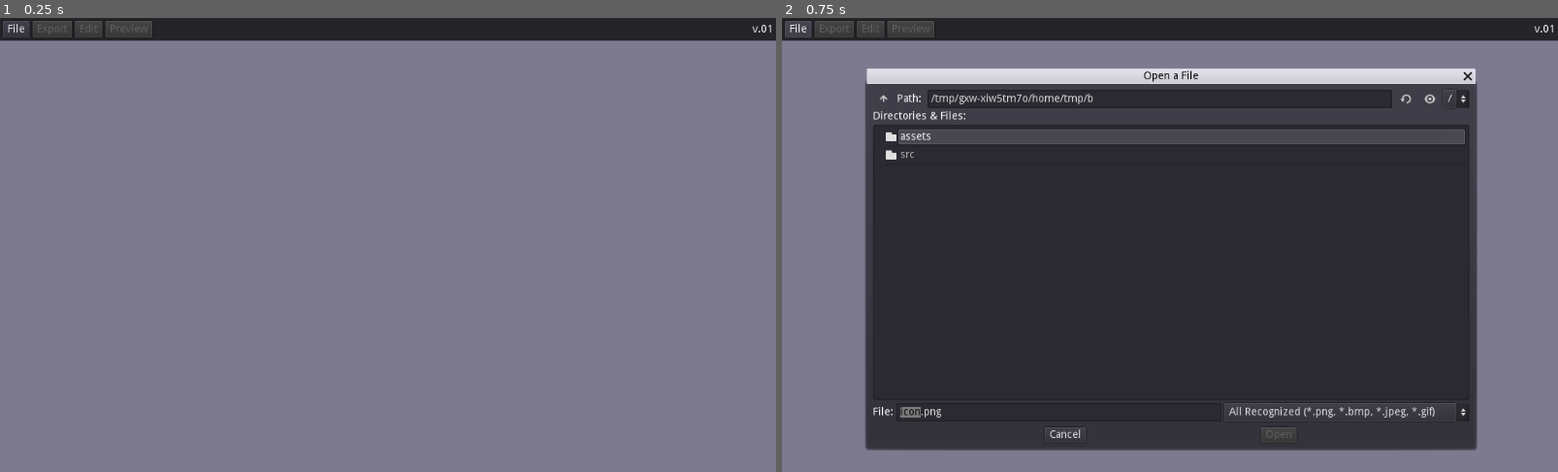
Above: before the commit, frames 1-2 (left to right).
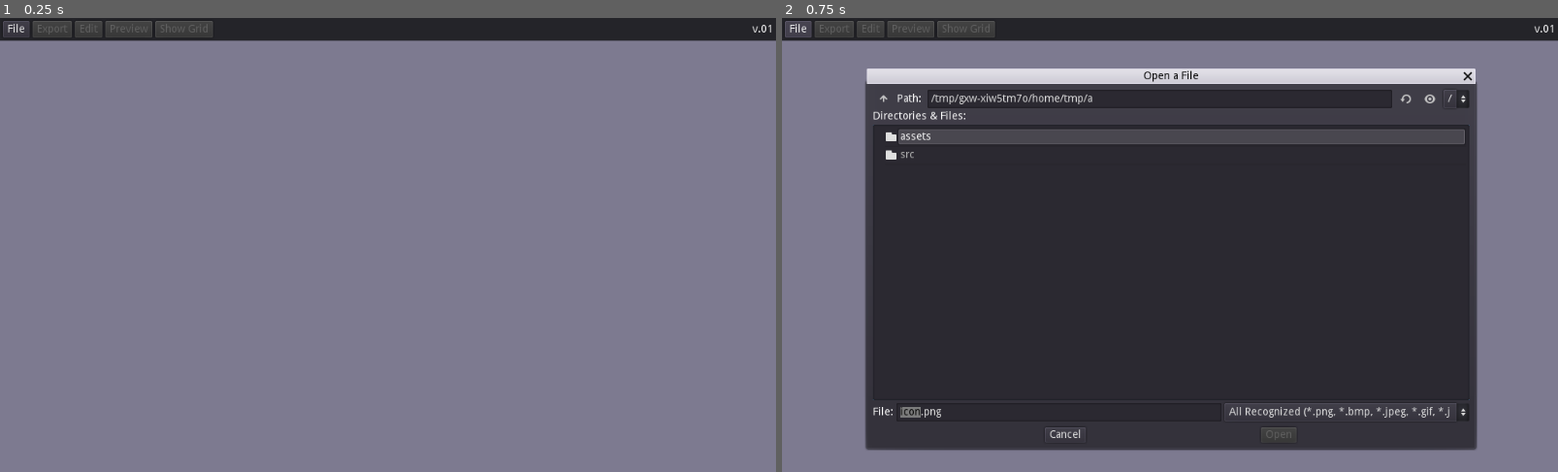
Above: after the commit, the same moments.

Repository: duongvituan/grid-image
Game: Godot game, scene res://src/Main.tscn
Same seed, same stepped clock (60 frames per second), same inputs: the game is played once before the commit and once after it.
Inputs:
- Up to frame 1 (0.25 s): no input
- Up to frame 2 (0.75 s): click "File" at 0.5 s

The runs differ from the first frame. In frame 1, 0.2% of the frame differs, in the area x 20-28%, y 0-5%; in frame 2, 0.2%, in the area x 20-86%, y 0-89%.

Commit message:
Handle feature show or off grid

Diff:
--- a/project/project.godot
+++ b/project/project.godot
@@ -35,6 +35,7 @@
 config/name="Grid Image"
 run/main_scene="res://src/Main.tscn"
 config/icon="res://assets/icon.png"
+config/windows_native_icon="res://assets/icon.ico"
 
 [autoload]
 
--- a/project/src/DisplayImgView.gd
+++ b/project/src/DisplayImgView.gd
@@ -1,6 +1,6 @@
 extends Control
 
-var img: ImageTexture
+var img: ImageTexture setget _set_image
 
 onready var scroll_container := $ScrollContainer
 onready var view_port_container := $ScrollContainer/ViewportContainer
@@ -11,11 +11,11 @@
 onready var preview_image := $ViewportContainer/Viewport/PreviewImageView
 
 
-func display_image(img):
-	self.img = img
-	update_size(img)
-	img_texture_rect.display_image(img)
-	preview_image.display_image(img)
+func _set_image(image):
+	img = image
+	_update_size(image)
+	img_texture_rect.img = image
+	preview_image.img = image
 
 func show_preview():
 	viewport_preview.visible = true
@@ -23,8 +23,15 @@
 func hide_preview():
 	viewport_preview.visible = false
 
+func show_grid():
+	img_texture_rect.is_show_grid = true
+	preview_image.is_show_grid = true
 
-func update_size(img: ImageTexture):
+func hide_grid():
+	img_texture_rect.is_show_grid = false
+	preview_image.is_show_grid = false
+
+func _update_size(img: ImageTexture):
 	var new_size = img.get_size()
 	view_port_container.rect_min_size = new_size
 	view_port_container.rect_size = new_size
--- /dev/null
+++ b/project/src/ExportDialog.gd
@@ -0,0 +1,39 @@
+extends AcceptDialog
+
+signal click_btn_browse()
+
+onready var path_line_edit := $VBoxContainer/HBoxContainer/LineEdit
+onready var file_name_line_edit := $VBoxContainer/HBoxContainer2/LineEdit
+onready var browse_button := $VBoxContainer/HBoxContainer/Button
+
+var img: Image
+
+func _ready():
+	connect("confirmed", self, "_on_confirmed")
+	browse_button.connect("button_down", self, "_on_click_browse_button")
+
+
+func get_export_path() -> String:
+	return path_line_edit.text + "/" + file_name_line_edit.text + ".png"
+
+
+func update_folder_path(folder_path: String):
+	path_line_edit.text = folder_path
+
+
+func show_export_dialog(img: Image, folder_path: String, file_name: String):
+	self.img = img
+	path_line_edit.text = folder_path
+	file_name_line_edit.text = file_name
+	popup()
+
+
+func _on_click_browse_button():
+	emit_signal("click_btn_browse")
+
+func _on_confirmed():
+	if img == null:
+		return
+	var export_path = get_export_path()
+	print(export_path)
+	img.save_png(export_path)
--- /dev/null
+++ b/project/src/ExportDialog.tscn
@@ -0,0 +1,69 @@
+[gd_scene load_steps=2 format=2]
+
+[ext_resource path="res://src/ExportDialog.gd" type="Script" id=1]
+
+[node name="ExportDialog" type="AcceptDialog"]
+margin_right = 458.0
+margin_bottom = 99.0
+window_title = "Export"
+script = ExtResource( 1 )
+__meta__ = {
+"_edit_use_anchors_": false
+}
+
+[node name="VBoxContainer" type="VBoxContainer" parent="."]
+anchor_right = 1.0
+anchor_bottom = 1.0
+margin_left = 8.0
+margin_top = 8.0
+margin_right = -8.0
+margin_bottom = -36.0
+__meta__ = {
+"_edit_use_anchors_": false
+}
+
+[node name="HBoxContainer" type="HBoxContainer" parent="VBoxContainer"]
+margin_right = 442.0
+margin_bottom = 24.0
+rect_min_size = Vector2( 0, 24 )
+
+[node name="Label" type="Label" parent="VBoxContainer/HBoxContainer"]
+margin_top = 5.0
+margin_right = 36.0
+margin_bottom = 19.0
+rect_min_size = Vector2( 30, 0 )
+text = "Path: "
+
+[node name="LineEdit" type="LineEdit" parent="VBoxContainer/HBoxContainer"]
+margin_left = 40.0
+margin_right = 379.0
+margin_bottom = 24.0
+rect_min_size = Vector2( 0, 24 )
+size_flags_horizontal = 3
+
+[node name="Button" type="Button" parent="VBoxContainer/HBoxContainer"]
+margin_left = 383.0
+margin_right = 442.0
+margin_bottom = 24.0
+rect_min_size = Vector2( 59, 0 )
+text = "Browse"
+
+[node name="HBoxContainer2" type="HBoxContainer" parent="VBoxContainer"]
+margin_top = 28.0
+margin_right = 442.0
+margin_bottom = 52.0
+rect_min_size = Vector2( 0, 24 )
+
+[node name="Label" type="Label" parent="VBoxContainer/HBoxContainer2"]
+margin_top = 5.0
+margin_right = 31.0
+margin_bottom = 19.0
+rect_min_size = Vector2( 30, 0 )
+text = "File: "
+
+[node name="LineEdit" type="LineEdit" parent="VBoxContainer/HBoxContainer2"]
+margin_left = 35.0
+margin_right = 442.0
+margin_bottom = 24.0
+rect_min_size = Vector2( 0, 24 )
+size_flags_horizontal = 3
--- a/project/src/GridTextureRect.gd
+++ b/project/src/GridTextureRect.gd
@@ -1,7 +1,7 @@
 class_name GridTextureRect extends TextureRect
 
-var img: ImageTexture
-
+var img: ImageTexture setget _set_image
+var is_show_grid: bool = true setget _set_is_show_grid
 
 func _ready():
 	AppSetting.connect("update", self, "_need_to_update")
@@ -12,15 +12,21 @@
 
 
 func _draw():
+	if not is_show_grid:
+		return
 	var cell_number = AppSetting.number_cell
 	var color = AppSetting.get_current_color()
 	var width = AppSetting.line_width
 	draw_grip(cell_number, color, width)
 
 
-func display_image(img):
-	self.img = img
-	self.texture = img
+func _set_is_show_grid(is_show: bool):
+	is_show_grid = is_show
+	_need_to_update()
+
+func _set_image(image):
+	img = image
+	texture = image
 	_need_to_update()
 
 
--- a/project/src/Main.gd
+++ b/project/src/Main.gd
@@ -4,37 +4,49 @@
 onready var button_export := $VBoxContainer/Panel/MarginContainer/HBoxContainer/ButtonExport
 onready var button_grid_edit := $VBoxContainer/Panel/MarginContainer/HBoxContainer/ButtonLineEdit
 onready var button_preview := $VBoxContainer/Panel/MarginContainer/HBoxContainer/ButtonPreview
+onready var button_show_grid := $VBoxContainer/Panel/MarginContainer/HBoxContainer/ButtonShowGrid
 
 onready var file_dialog := $FileDialog
 onready var display_img_view := $VBoxContainer/DisplayImgView
 onready var preview_image_view := $VBoxContainer/DisplayImgView/ViewportContainer/Viewport/PreviewImageView
 onready var grid_edit_view := $GridEditView
 onready var export_dialog := $ExportDialog
+onready var path_dialog := $PathDialog
 
 func _ready():
 	file_dialog.current_dir = OS.get_system_dir(OS.SYSTEM_DIR_DESKTOP)
 	file_dialog.connect("file_selected", self, "_on_file_image_selected")
 
-	export_dialog.connect("confirmed", self, "_on_confirm_export_dialog")
-	export_dialog.current_dir = OS.get_system_dir(OS.SYSTEM_DIR_DESKTOP)
-	export_dialog.current_file = "untitled.png"
+	path_dialog.connect("confirmed", self, "_on_confirm_path_dialog")
+	export_dialog.connect("click_btn_browse", self, "_on_click_buton_browse")
 
 	button_select.connect("button_down", self, "_on_tap_button_select_file")
 	button_export.connect("button_down", self, "_on_tap_button_export_file")
 	button_grid_edit.connect("button_down", self, "_on_tap_button_grid_edit")
 	button_preview.connect("toggled", self, "_on_toggled_button_preview")
+	button_show_grid.connect("toggled", self, "_on_toggled_button_show_grid")
 
 	button_export.disabled = true
 	button_grid_edit.disabled = true
 	button_preview.disabled = true
-
+	button_show_grid.disabled = true
 
 
 func _on_tap_button_select_file():
 	file_dialog.popup()
 
 func _on_tap_button_export_file():
-	export_dialog.popup()
+	var image: Image = display_img_view.get_export_img()
+	image.flip_y()
+	export_dialog.show_export_dialog(image, AppSetting.directory_path, AppSetting.file_name)
+
+func _on_click_buton_browse():
+	path_dialog.current_dir = AppSetting.directory_path
+	path_dialog.popup()
+
+func _on_confirm_path_dialog():
+	var path_selected = path_dialog.current_dir
+	export_dialog.update_folder_path(path_selected)
 
 func _on_tap_button_grid_edit():
 	grid_edit_view.popup()
@@ -45,13 +57,11 @@
 	else:
 		display_img_view.hide_preview()
 
-
-func _on_confirm_export_dialog():
-	var image: Image = display_img_view.get_export_img()
-	image.flip_y()
-	var err = image.save_png(export_dialog.current_path)
-	if err != OK:
-		print(err)
+func _on_toggled_button_show_grid(button_pressed: bool):
+	if button_pressed:
+		display_img_view.show_grid()
+	else:
+		display_img_view.hide_grid()
 
 
 func _on_file_image_selected(path):
@@ -69,7 +79,8 @@
 	button_export.disabled = false
 	button_grid_edit.disabled = false
 	button_preview.disabled = false
+	button_show_grid.disabled = false
 
 	var img_texture := ImageTexture.new()
 	img_texture.create_from_image(image, 0)
-	display_img_view.display_image(img_texture)
+	display_img_view.img = img_texture
--- a/project/src/Main.tscn
+++ b/project/src/Main.tscn
@@ -1,10 +1,11 @@
-[gd_scene load_steps=7 format=2]
+[gd_scene load_steps=8 format=2]
 
 [ext_resource path="res://src/Main.gd" type="Script" id=1]
 [ext_resource path="res://src/FullSizeImage.gd" type="Script" id=2]
 [ext_resource path="res://src/ImageTextureRect.gd" type="Script" id=3]
 [ext_resource path="res://src/GridEditView.tscn" type="PackedScene" id=4]
 [ext_resource path="res://src/DisplayImgView.gd" type="Script" id=5]
+[ext_resource path="res://src/ExportDialog.tscn" type="PackedScene" id=6]
 
 [sub_resource type="ViewportTexture" id=1]
 viewport_path = NodePath("VBoxContainer/DisplayImgView/ScrollContainer/ViewportContainer/MainViewport")
@@ -21,25 +22,6 @@
 anchor_right = 1.0
 anchor_bottom = 1.0
 color = Color( 0.494118, 0.482353, 0.568627, 1 )
-__meta__ = {
-"_edit_use_anchors_": false
-}
-
-[node name="ExportDialog" type="FileDialog" parent="."]
-anchor_left = 0.5
-anchor_top = 0.5
-anchor_right = 0.5
-anchor_bottom = 0.5
-margin_left = -250.0
-margin_top = -150.0
-margin_right = 250.0
-margin_bottom = 150.0
-resizable = true
-access = 2
-filters = PoolStringArray( "*.png; PNG Images", "*.bmp; BMP Images", "*.jpeg; JPEG Images", "*.gif ; GIF Image" )
-current_dir = "/"
-current_file = "untitled"
-current_path = "/untitled"
 __meta__ = {
 "_edit_use_anchors_": false
 }
@@ -53,7 +35,7 @@
 resizable = true
 mode = 0
 access = 2
-filters = PoolStringArray( "*.png; PNG Images", "*.bmp; BMP Images", "*.jpeg; JPEG Images", "*.gif ; GIF Image" )
+filters = PoolStringArray( "*.png; PNG Images", "*.bmp; BMP Images", "*.jpeg; JPEG Images", "*.gif ; GIF Image", "*.jpg ; JPG Image" )
 current_dir = "/Users/tuan/Desktop/GridImage/project"
 current_file = "icon.png"
 current_path = "/Users/tuan/Desktop/GridImage/project/icon.png"
@@ -68,6 +50,27 @@
 margin_bottom = 265.578
 window_title = "grid edit"
 
+[node name="ExportDialog" parent="." instance=ExtResource( 6 )]
+margin_left = 33.3564
+margin_top = 69.9042
+margin_right = 491.356
+margin_bottom = 168.904
+
+[node name="PathDialog" type="FileDialog" parent="."]
+margin_left = 210.844
+margin_top = 204.246
+margin_right = 786.844
+margin_bottom = 521.245
+window_title = "Open a Directory"
+resizable = true
+mode = 2
+access = 2
+current_dir = "/Users/tuan/Desktop/GridImage/project"
+current_path = "/Users/tuan/Desktop/GridImage/project/"
+__meta__ = {
+"_edit_use_anchors_": false
+}
+
 [node name="VBoxContainer" type="VBoxContainer" parent="."]
 anchor_right = 1.0
 anchor_bottom = 1.0
@@ -133,6 +136,17 @@
 margin_bottom = 22.0
 toggle_mode = true
 text = "Preview"
+__meta__ = {
+"_edit_use_anchors_": false
+}
+
+[node name="ButtonShowGrid" type="Button" parent="VBoxContainer/Panel/MarginContainer/HBoxContainer"]
+margin_left = 201.0
+margin_right = 277.0
+margin_bottom = 22.0
+toggle_mode = true
+pressed = true
+text = "Show Grid"
 __meta__ = {
 "_edit_use_anchors_": false
 }
@@ -158,10 +172,6 @@
 [node name="ScrollContainer" type="ScrollContainer" parent="VBoxContainer/DisplayImgView"]
 anchor_right = 1.0
 anchor_bottom = 1.0
-margin_left = 0.783447
-margin_top = -0.783455
-margin_right = 0.783447
-margin_bottom = -0.783447
 __meta__ = {
 "_edit_use_anchors_": false
 }
--- a/project/src/autoload/AppSetting.gd
+++ b/project/src/autoload/AppSetting.gd
@@ -10,9 +10,12 @@
 	ColorItem.new("White", Color.white)
 	]
 
-var index_item_color = 0
+var index_item_color = 4
 var line_width = 1
 var number_cell = 5
+
+var directory_path = OS.get_system_dir(OS.SYSTEM_DIR_DESKTOP)
+var file_name = "untitled"
 
 
 func get_current_color() -> Color:
--- a/project/src/autoload/GridTextureRect.gd
+++ /dev/null
@@ -1,16 +0,0 @@
-extends Node
-
-
-# Declare member variables here. Examples:
-# var a = 2
-# var b = "text"
-
-
-# Called when the node enters the scene tree for the first time.
-func _ready():
-	pass # Replace with function body.
-
-
-# Called every frame. 'delta' is the elapsed time since the previous frame.
-#func _process(delta):
-#	pass
Binary file removed: project/assets/icon-window.ico
Binary file added: project/assets/icon.ico
Not shown, added: image/draw_sample.png
Not shown, removed: image/sample.jpeg.import
Not shown, changed: image/sample.png
Not shown, removed: image/sample_grid.png.import
